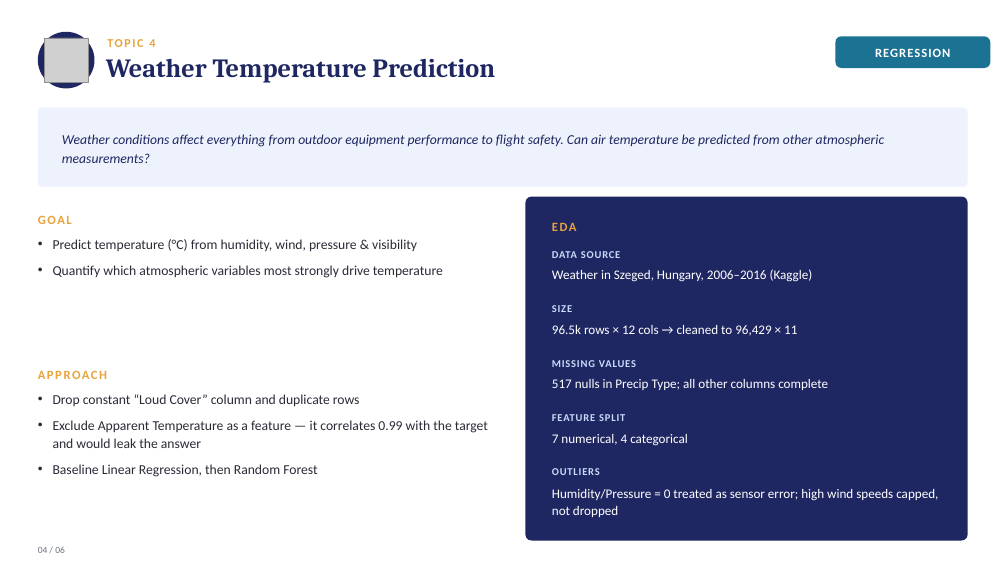
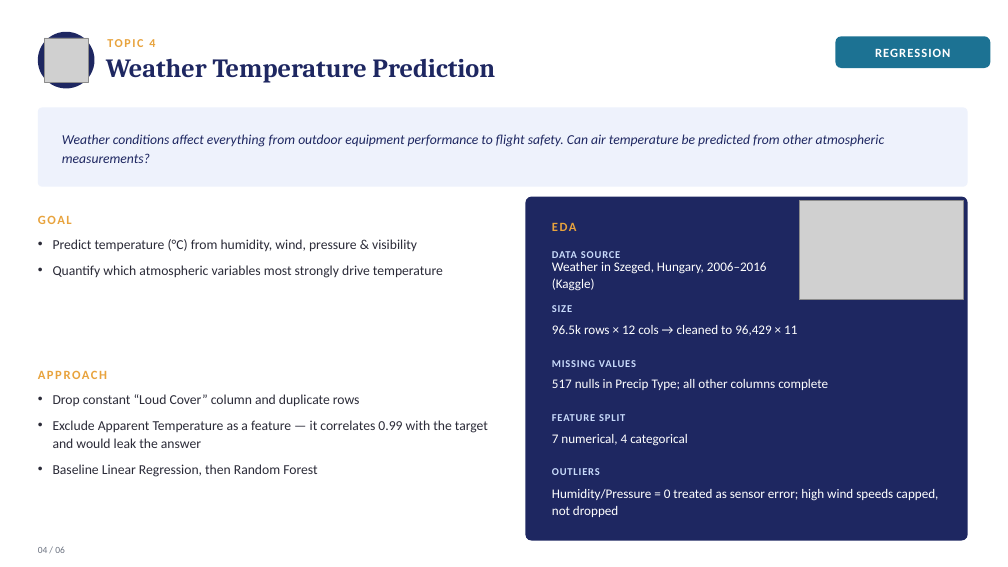
Before and after one commit to Qaem-7/labs_projects, a slide deck: slide 5 of Projects/Capstone Project/1. Lightning Talk #1/capstone_lightning_talk.pptx. Drawn at 1008x567 pixels with LibreOffice and Linux fonts; fonts in the diff are those of the drawing; grey boxes stand for pictures. Boxes give left, top, right and bottom in pixels: in the first picture for what was removed or moved away, otherwise in the second. Text is boxed around its words. In the diff, an @@ line names an element or a change of style, - is before the commit and + after.

```diff
--- a/Projects/Capstone Project/1. Lightning Talk #1/capstone_lightning_talk.pptx
+++ b/Projects/Capstone Project/1. Lightning Talk #1/capstone_lightning_talk.pptx
@@ picture added at <box>799,201,963,300</box> @@
@@ text at <box>552,262,767,291</box>: text changed @@
-Weather in Szeged, Hungary, 2006–2016 (Kaggle)
+Weather in Szeged, Hungary, 2006–2016
+(Kaggle)
```
Also in this commit, not shown: 3 other slides changed, 1 other file.
